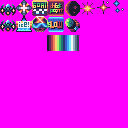
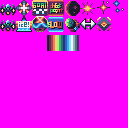
Before/after of a w=128, h=128 layered artwork. What changed in the layer stack:
painted on "Layer" over <box>80,17,111,31</box>
